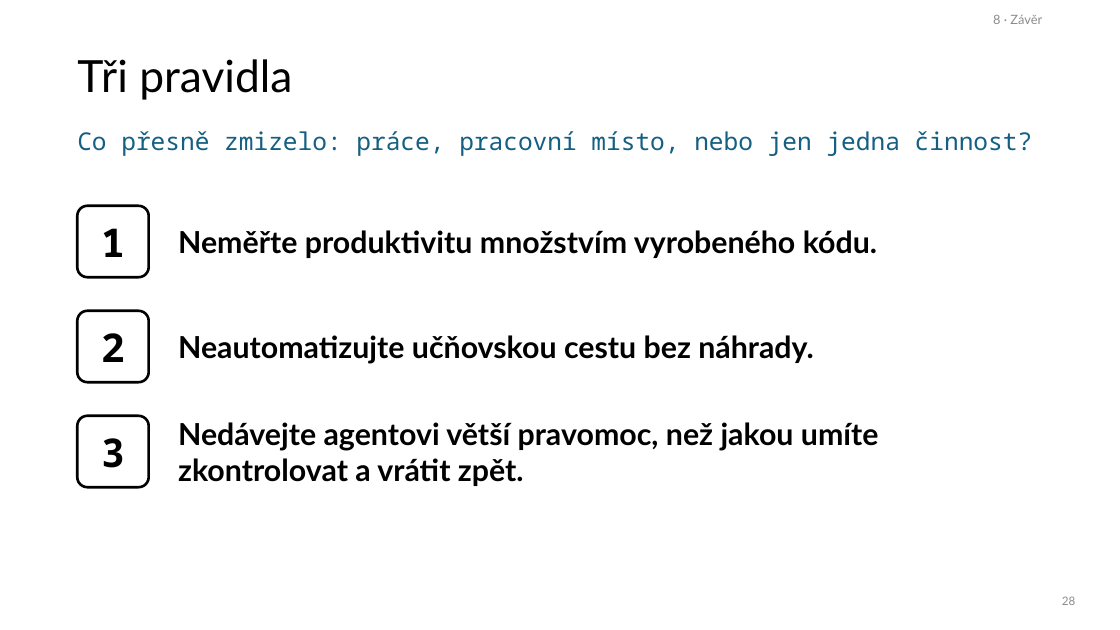
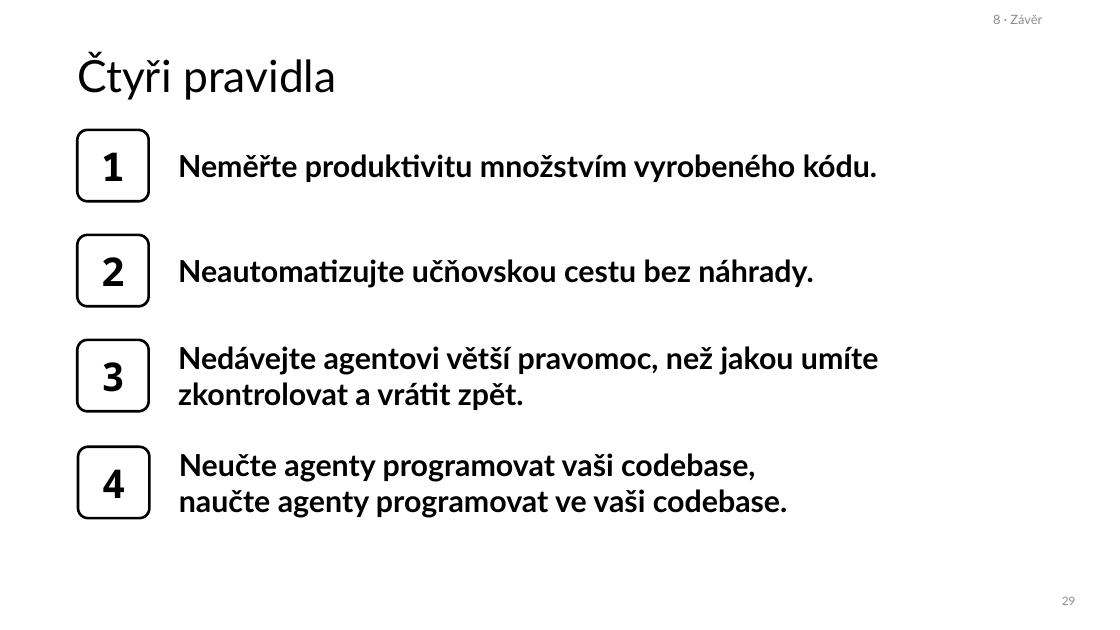
Before and after one commit to KUTlime/Talks, a slide deck: slide 29 of 2026-MaidayBrno/MaiDay2026-Budoucnost-vyvoje-v-dobe-AI - workshop v2.pptx (slide 28 before the commit). Drawn at 1120x630 pixels with LibreOffice and Linux fonts; fonts in the diff are those of the drawing. Boxes give left, top, right and bottom in pixels: in the first picture for what was removed or moved away, otherwise in the second. Text is boxed around its words. In the diff, an @@ line names an element or a change of style, - is before the commit and + after.

Commit message:
Update v2 presentation with bio

```diff
--- a/2026-MaidayBrno/MaiDay2026-Budoucnost-vyvoje-v-dobe-AI - workshop v2.pptx
+++ b/2026-MaidayBrno/MaiDay2026-Budoucnost-vyvoje-v-dobe-AI - workshop v2.pptx
@@ title at [77, 54, 336, 100]: text changed @@
-Tři pravidla
+Čtyři pravidla
@@ text removed at [77, 131, 1033, 156] @@
-Co přesně zmizelo: práce, pracovní místo, nebo jen jedna činnost?
@@ 6 texts, 3 rounded rectangles: place and size @@
-6 texts, 3 rounded rectangles at [77, 206, 879, 487]
+6 texts, 3 rounded rectangles at [77, 130, 879, 412]
@@ rounded rectangle added at [78, 447, 150, 518], outline #000000 2.25 pt @@
@@ text added at [102, 469, 126, 498], 34 pt, text #000000, bold @@
+4
@@ text added at [179, 453, 787, 518], 26 pt, text #000000, bold @@
+Neučte agenty programovat vaši codebase,
+naučte agenty programovat ve vaši codebase.
@@ page number at [1062, 596, 1075, 605]: text changed @@
-28
+29
```
Also in this commit, not shown: 3 other slides changed, 1 slide added.
